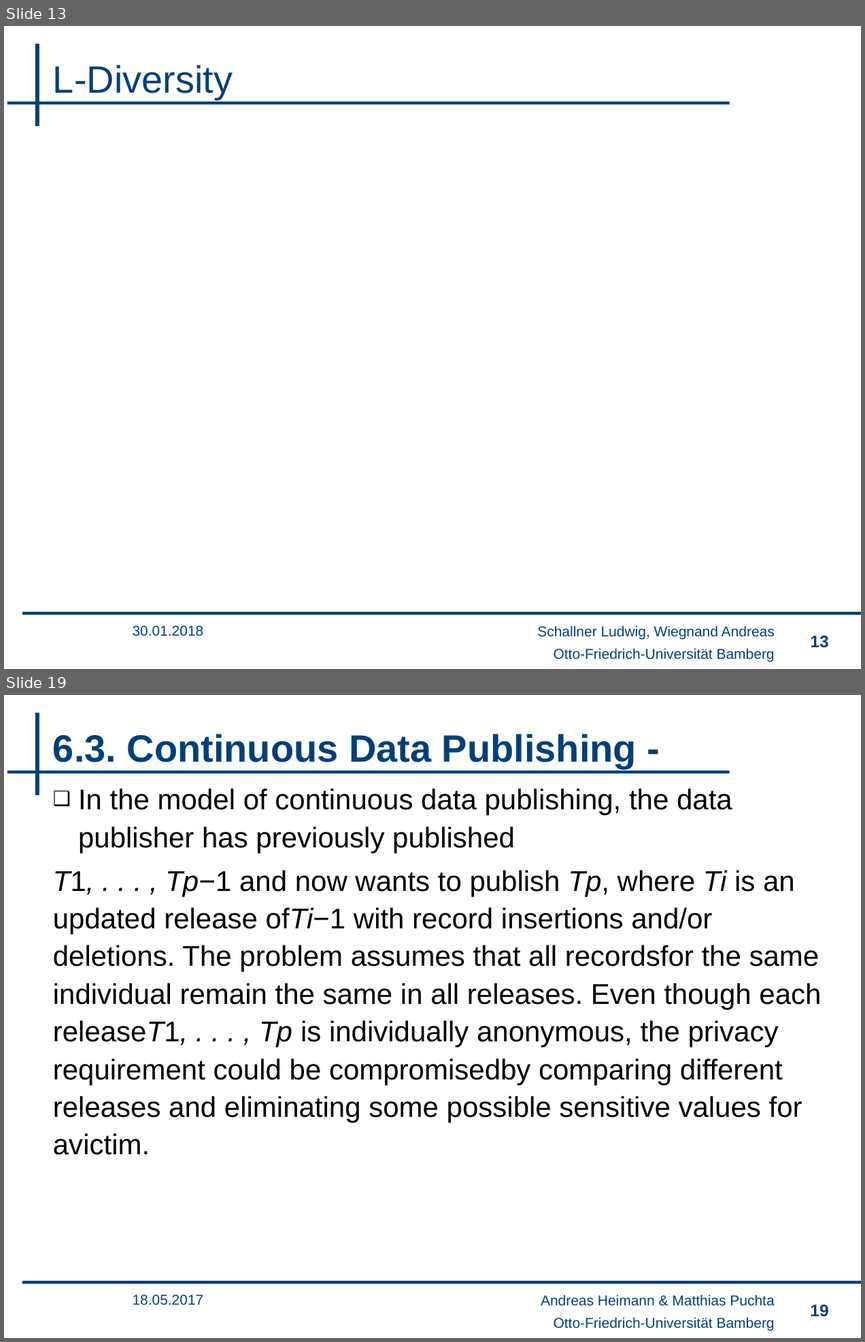
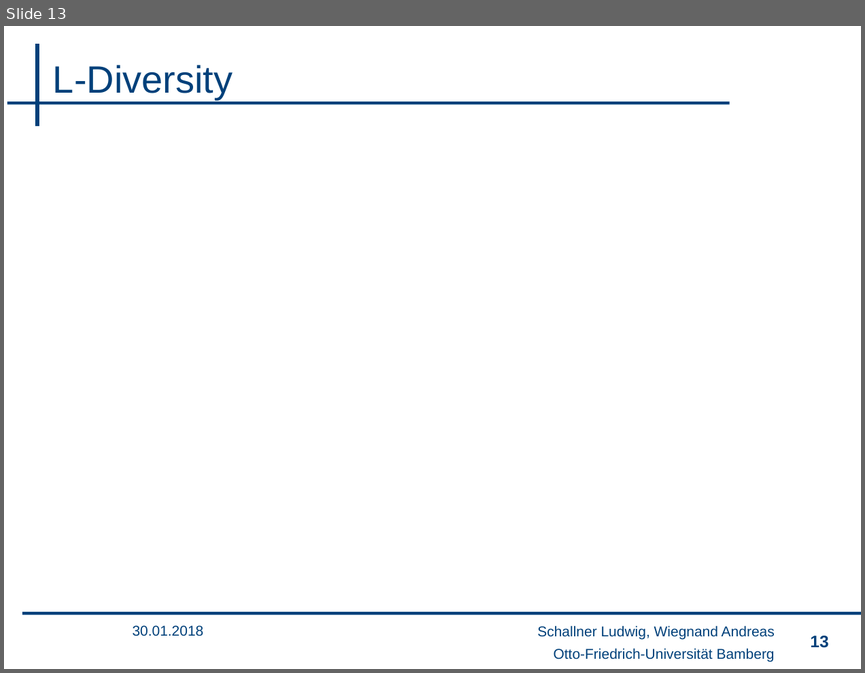
Before and after one commit to wsgan001/PSI-MSem, a slide deck: presentation/sicherheits_lu.pptx. Shown one above the other, each under a label of ours: slides 13 and 19 before the commit, slide 13 after it; the slides between them are not shown. The pictures are 865x1342 and 865x673 pixels, drawn with LibreOffice and Linux fonts; fonts in the diff are those of the drawing; grey boxes stand for pictures; background and template pictures are left out. Boxes give left, top, right and bottom in pixels: in the first picture for what was removed or moved away, otherwise in the second. Text is boxed around its words. In the diff, an @@ line names an element or a change of style, - is before the commit and + after.

```diff
--- a/presentation/sicherheits_lu.pptx
+++ b/presentation/sicherheits_lu.pptx
@@ slide 19 removed at box(4, 695, 861, 1338), background #FFFFFF; not listed: 4 template elements that a slide beside it also shows @@
@@ title removed at box(53, 734, 636, 769) @@
-6.3. Continuous Data Publishing -
@@ text removed at box(53, 788, 821, 1155) @@
-❑ In the model of continuous data publishing, the data publisher has previously published
-T1, . . . , Tp−1 and now wants to publish Tp, where Ti is an updated release ofTi−1 with record insertions and/or deletions. The problem assumes that all recordsfor the same individual remain the same in all releases. Even though each releaseT1, . . . , Tp is individually anonymous, the privacy requirement could be compromisedby comparing different releases and eliminating some possible sensitive values for avictim.
@@ text removed at box(133, 1294, 204, 1305) @@
-18.05.2017
@@ text removed at box(541, 1294, 774, 1306) @@
-Andreas Heimann & Matthias Puchta
@@ page number removed at box(810, 1304, 828, 1317) @@
-19
```
Also in this commit, not shown: 2 slides changed, 1 slide added, 18 other slides removed.
